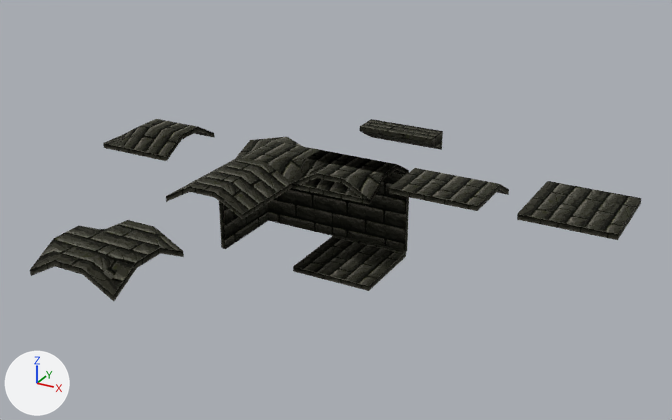
What one commit did to the FBX model Assets/_ZB/Art/Corridor/Corridor.fbx.
Both versions are drawn from a 50 mm camera at (9.34, -17.71, 10.12) aimed at (0.36, -1.38, 1.95). The axes (+X, +Y, +Z) are drawn at lower left. The lights are the same throughout. The older version comes first.
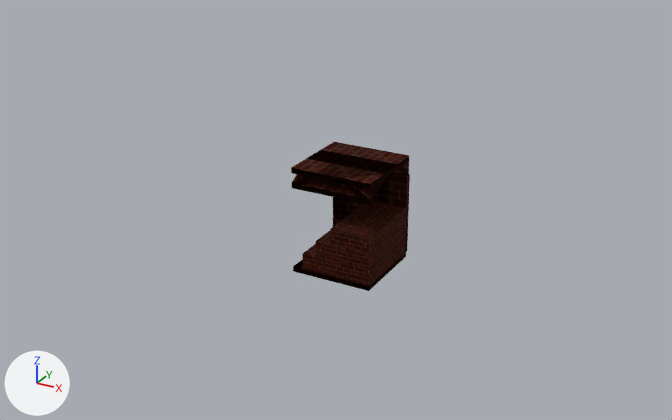
Where the change shows, as pixel boxes [x1, y1, x2, y2] in the pictures (672 x 420 px):
'Cube.013', surface changed, moved, turned
    before: [30, 220, 184, 301]
    after: [300, 147, 406, 202]
'Cube.015', added
    after: [293, 201, 407, 290]
'Cube.004', surface changed, moved
    before: [517, 181, 641, 240]
    after: [291, 142, 409, 189]
'Cube.007', surface changed, moved, turned
    before: [166, 158, 292, 220]
    after: [293, 185, 365, 204]
'Cube.014', surface changed
    both: [333, 175, 409, 252]
'Cube.002', surface changed, moved
    before: [389, 168, 509, 211]
    after: [291, 159, 405, 188]
'Cube', surface changed
    both: [293, 252, 406, 291]
'Cube.012', surface changed, moved
    before: [103, 119, 215, 161]
    after: [292, 164, 397, 205]
'Cube.010', surface changed, moved (not visible afterwards)
    before: [268, 188, 333, 236]
'Cube.006', surface changed, moved
    before: [223, 137, 319, 183]
    after: [292, 154, 395, 187]
'Cube.011', surface changed (darker)
    both: [293, 150, 383, 203]
'Cube.001', surface changed
    both: [295, 150, 409, 204]
'Cube.005', surface changed, moved
    before: [360, 119, 443, 150]
    after: [396, 156, 409, 175]
'Cube.008', surface changed, moved, turned (not visible before)
    after: [333, 174, 410, 252]
'Cube.009', surface changed, moved, turned (not visible afterwards)
    before: [219, 201, 268, 249]
'Cube.003', surface changed
    both: [391, 172, 406, 177]

Diff of the bpy script that builds the scene:
```diff
--- a/Assets/_ZB/Art/Corridor/Corridor.fbx.py
+++ b/Assets/_ZB/Art/Corridor/Corridor.fbx.py
@@ img_bricks_albedo_png @@
+img_bricks_albedo_png = load_image('bricks albedo.png', 'Textures/bricks albedo.png', 4096, 4096, 'sRGB')
@@ mat_material @@
 mat_material = principled_material('Material')
-mat_material.texture = img_albedo_png  # with its transparency
+mat_material.texture = img_bricks_albedo_png  # with its transparency
 mat_material.metallic = 1.0
@@ me_cube_002 @@
+me_cube_002.from_pydata(...)  # 58 vertices, 56 faces; spans x -1.0..1.0, y -1.0..1.0, z -0.07..1.27
+me_cube_002.materials.append(mat_material)  # picture img_bricks_albedo_png
@@ ob_cube_002 @@
 ob_cube_002 = bpy.data.objects.new('Cube.002', me_cube_020)
-ob_cube_002.location = (2.45, 0.0, 0.0)
+ob_cube_002.location = (0.0, 0.0, 0.0)
@@ ob_cube_013 @@
 ob_cube_013 = bpy.data.objects.new('Cube.013', me_cube_027)
-ob_cube_013.location = (-2.0, -6.0, 0.0)
-ob_cube_013.rotation_euler = (0.0, 0.0, 1.571)  # degrees (0, 0, 90)
+ob_cube_013.location = (0.0, 0.0, 0.0)
@@ ob_cube_009 @@
 ob_cube_009 = bpy.data.objects.new('Cube.009', me_cube_012)
-ob_cube_009.location = (-2.0, 0.0, 0.0)
-ob_cube_009.rotation_euler = (0.0, 0.0, 1.571)  # degrees (0, 0, 90)
+ob_cube_009.location = (0.0, 0.0, 0.0)
@@ ob_cube_007 @@
 ob_cube_007 = bpy.data.objects.new('Cube.007', me_cube_024)
-ob_cube_007.location = (-2.0, -2.0, 0.0)
-ob_cube_007.rotation_euler = (0.0, 0.0, 1.571)  # degrees (0, 0, 90)
+ob_cube_007.location = (0.0, 0.0, 0.0)
@@ ob_cube_010 @@
 ob_cube_010 = bpy.data.objects.new('Cube.010', me_cube_013)
-ob_cube_010.location = (-2.0, 0.0, 0.0)
+ob_cube_010.location = (0.0, 0.0, 0.0)
@@ ob_cube_005 @@
 ob_cube_005 = bpy.data.objects.new('Cube.005', me_cube_022)
-ob_cube_005.location = (0.0, 2.0, 0.0)
+ob_cube_005.location = (0.0, 0.0, 0.0)
@@ ob_cube_006 @@
 ob_cube_006 = bpy.data.objects.new('Cube.006', me_cube_023)
-ob_cube_006.location = (-2.0, 0.0, 0.0)
+ob_cube_006.location = (0.0, 0.0, 0.0)
@@ ob_cube_004 @@
 ob_cube_004 = bpy.data.objects.new('Cube.004', me_cube_021)
-ob_cube_004.location = (5.29, 0.0, 0.0)
+ob_cube_004.location = (0.0, 0.0, 0.0)
@@ ob_cube_012 @@
 ob_cube_012 = bpy.data.objects.new('Cube.012', me_cube_026)
-ob_cube_012.location = (-5.57, 0.0, 0.0)
+ob_cube_012.location = (0.0, 0.0, 0.0)
@@ ob_cube_008 @@
 ob_cube_008 = bpy.data.objects.new('Cube.008', me_cube_011)
-ob_cube_008.location = (-2.0, 0.0, 0.0)
-ob_cube_008.rotation_euler = (0.0, 0.0, 1.571)  # degrees (0, 0, 90)
+ob_cube_008.location = (0.0, 0.0, 0.0)
@@ ob_cube_015 @@
+ob_cube_015 = bpy.data.objects.new('Cube.015', me_cube_002)
+ob_cube_015.location = (0.0, 0.0, 0.0)
```
